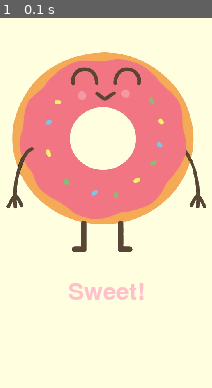
Above: before the commit, frame 1.
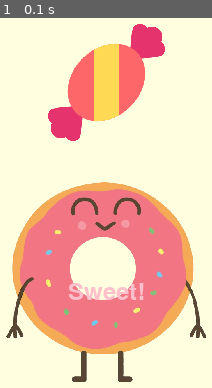
Above: after the commit, the same moment.

Repository: Ashupari1983/Lesson-30--pygame
Game: pygame game, started from main.py
The game is run twice, just before and just after one commit, with the same random seed, the same clock (stepped at 60 frames per second) and the same inputs.
Inputs:
- Up to frame 1 (0.1 s): no input

The runs differ from the first frame. In frame 1, 52% of the frame differs, in the area x 2-98%, y 1-99%.

Commit message:
abcdefghijklmnopqrstuvwxyz

Diff:
--- a/main.py
+++ b/main.py
@@ -7,9 +7,15 @@
 pygame.display.set_caption("Pygame Window")
 background_img = pygame.transform.scale(pygame.image.load('bg.jpg').convert(), (SCREEN_WIDTH, SCREEN_HEIGHT))
 donut = pygame.transform.scale(pygame.image.load('donut.png').convert_alpha(), (200, 200))
-donu_rect = donut.get_rect(center=(SCREEN_WIDTH // 2, SCREEN_HEIGHT // 2-30))
+Candy = pygame.transform.scale(pygame.image.load('candy.png').convert_alpha(), (200, 200))
+
+
+Candy_rect = Candy.get_rect(center=(SCREEN_WIDTH // 2, SCREEN_HEIGHT // 2 - 100))
+donut_rect = donut.get_rect(center=(SCREEN_WIDTH // 2, SCREEN_HEIGHT // 2 + 100))
+
 text_font = pygame.font.Font(None, 36).render("Sweet!", True, pygame.Color('pink'))
 text_rect = text_font.get_rect(center=(SCREEN_WIDTH // 2, SCREEN_HEIGHT // 2 + 110))
+
 clock = pygame.time.Clock()
 
 while True:
@@ -18,7 +24,8 @@
             pygame.quit()
 
     display_surface.blit(background_img, (0, 0))
-    display_surface.blit(donut, donu_rect)
+    display_surface.blit(donut, donut_rect)
+    display_surface.blit(Candy, Candy_rect)
     display_surface.blit(text_font, text_rect)
 
     pygame.display.flip()
Binary file added: candy.png
